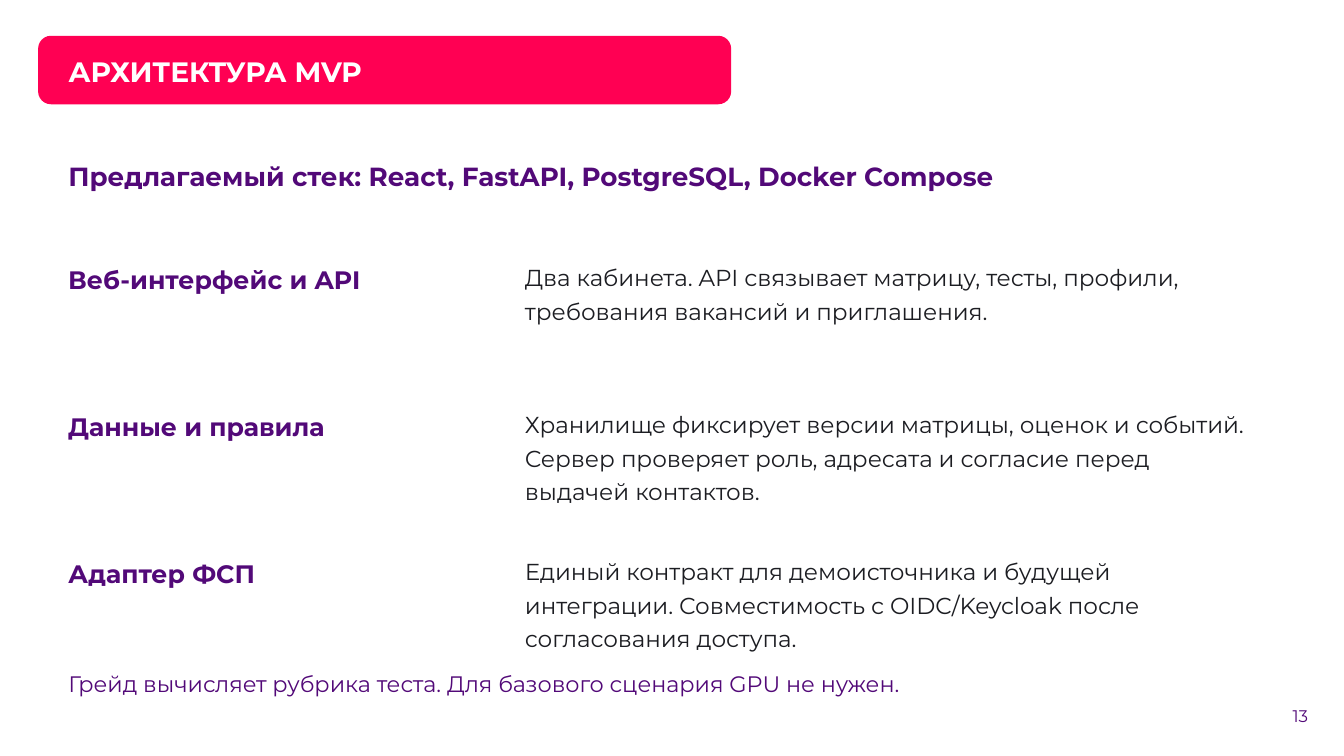
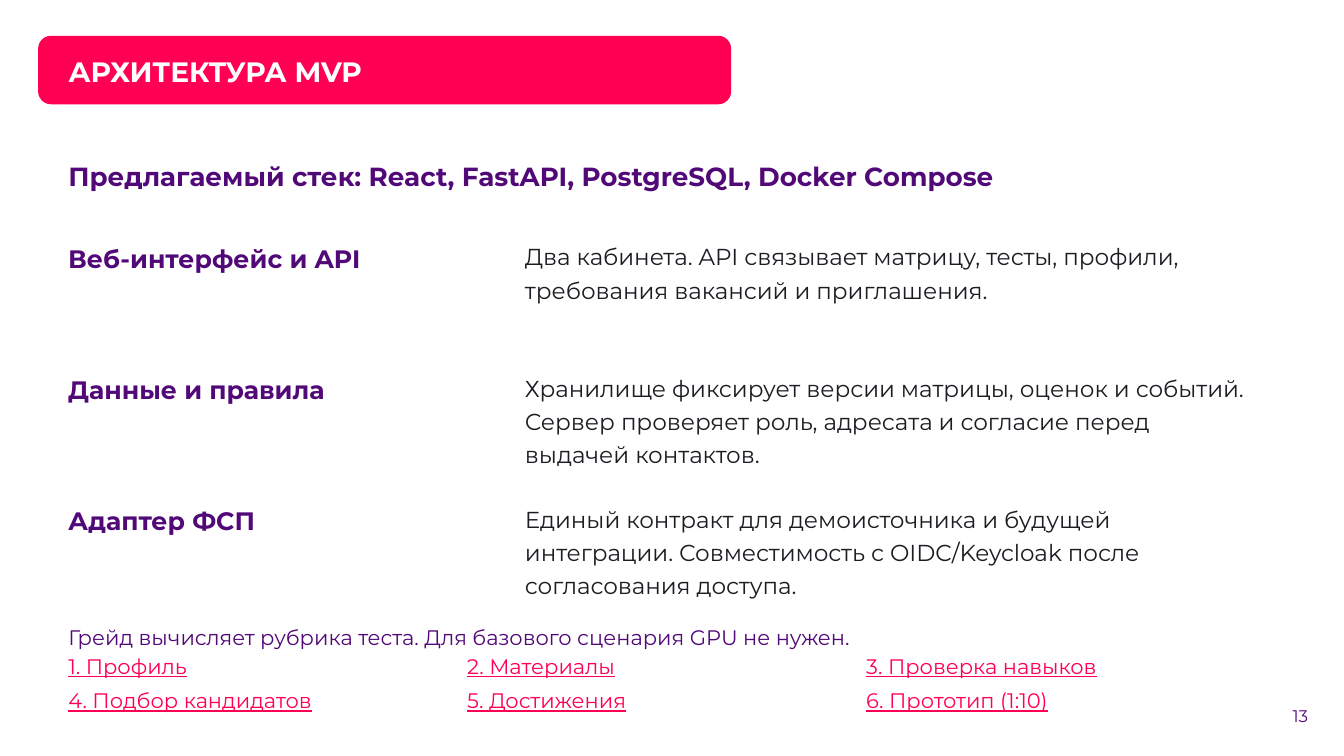
Before and after one commit to Headmast/FSP, a slide deck: slide 13 of doc/presentation/trudyazhki-fsp.pptx. Drawn at 1344x756 pixels with LibreOffice and Linux fonts; fonts in the diff are those of the drawing; background and template pictures are left out. Boxes give left, top, right and bottom in pixels: in the first picture for what was removed or moved away, otherwise in the second. Text is boxed around its words. In the diff, an @@ line names an element or a change of style, - is before the commit and + after.

Commit message:
docs: add six project videos and presentation links

```diff
--- a/doc/presentation/trudyazhki-fsp.pptx
+++ b/doc/presentation/trudyazhki-fsp.pptx
@@ text "Веб-интерфейс и API": place and size @@
-text "Веб-интерфейс и API" at <box>68,270,361,294</box>
+text "Веб-интерфейс и API" at <box>68,249,361,273</box>
@@ text "Два кабинета. API связывает матрицу, ...": place and size @@
-text "Два кабинета. API связывает матрицу, ..." at <box>525,268,1178,325</box>
+text "Два кабинета. API связывает матрицу, ..." at <box>525,247,1178,304</box>
@@ text "Данные и правила": place and size @@
-text "Данные и правила" at <box>68,418,324,441</box>
+text "Данные и правила" at <box>68,381,324,404</box>
@@ text "Хранилище фиксирует версии матрицы, оценок ...": place and size @@
-text "Хранилище фиксирует версии матрицы, оценок ..." at <box>525,415,1244,503</box>
+text "Хранилище фиксирует версии матрицы, оценок ..." at <box>525,379,1244,466</box>
@@ text "Адаптер ФСП": place and size @@
-text "Адаптер ФСП" at <box>68,564,255,588</box>
+text "Адаптер ФСП" at <box>68,511,255,535</box>
@@ text "Единый контракт для демоисточника и ...": place and size @@
-text "Единый контракт для демоисточника и ..." at <box>525,562,1140,652</box>
+text "Единый контракт для демоисточника и ..." at <box>525,510,1140,599</box>
@@ text "Грейд вычисляет рубрика теста. Для ...": place and size @@
-text "Грейд вычисляет рубрика теста. Для ..." at <box>68,675,899,697</box>
+text "Грейд вычисляет рубрика теста. Для ..." at <box>68,629,850,649</box>
@@ text "Грейд вычисляет рубрика теста. Для ..." at <box>68,629,850,649</box>: size 16 to 15 pt @@
@@ text added at <box>68,658,187,678</box>, 15 pt, text #FF0053, underline @@
+1. Профиль
@@ text added at <box>467,659,615,678</box>, 15 pt, text #FF0053, underline @@
+2. Материалы
@@ text added at <box>866,659,1097,678</box>, 15 pt, text #FF0053, underline @@
+3. Проверка навыков
@@ text added at <box>68,692,312,712</box>, 15 pt, text #FF0053, underline @@
+4. Подбор кандидатов
@@ text added at <box>467,693,626,712</box>, 15 pt, text #FF0053, underline @@
+5. Достижения
@@ text added at <box>866,692,1047,712</box>, 15 pt, text #FF0053, underline @@
+6. Прототип (1:10)
```
Also in this commit, not shown: 23 other files.
